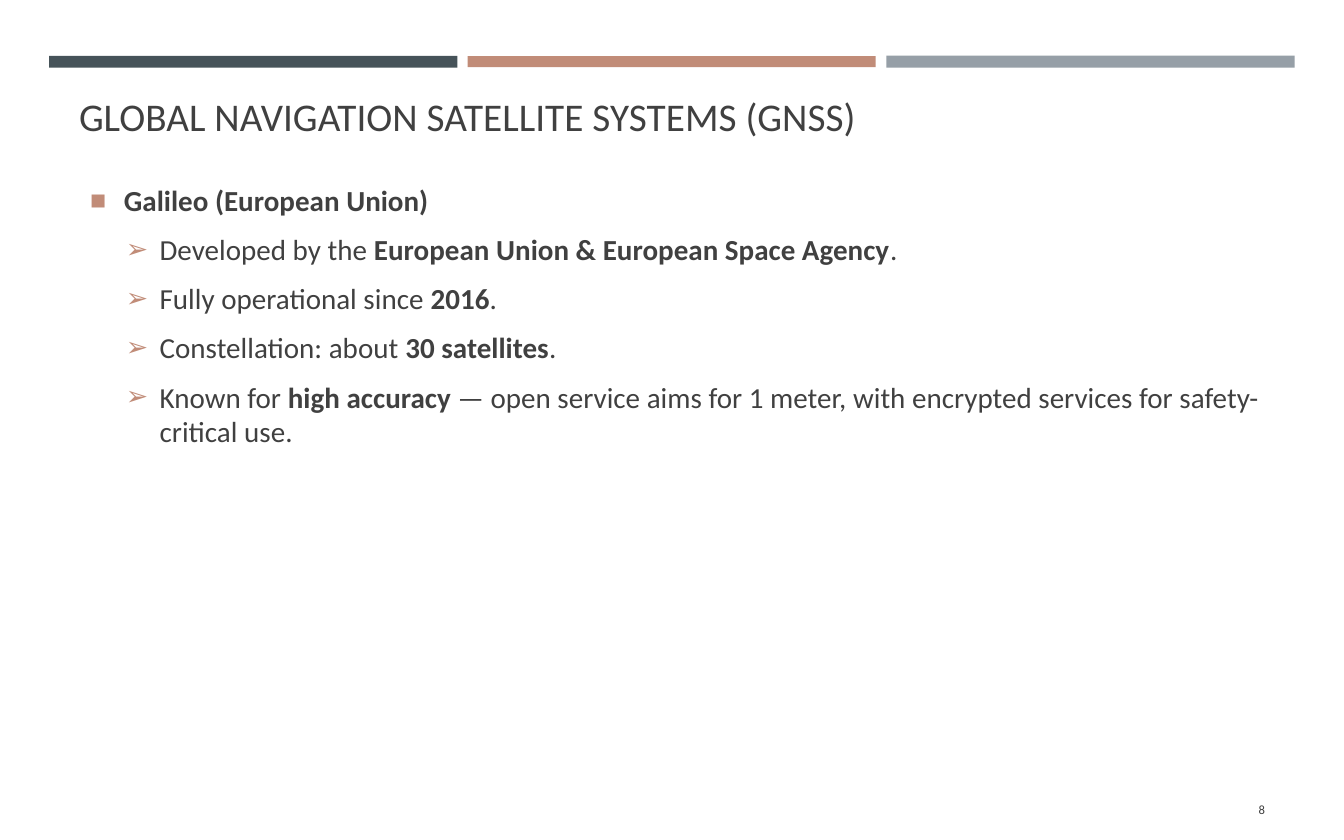
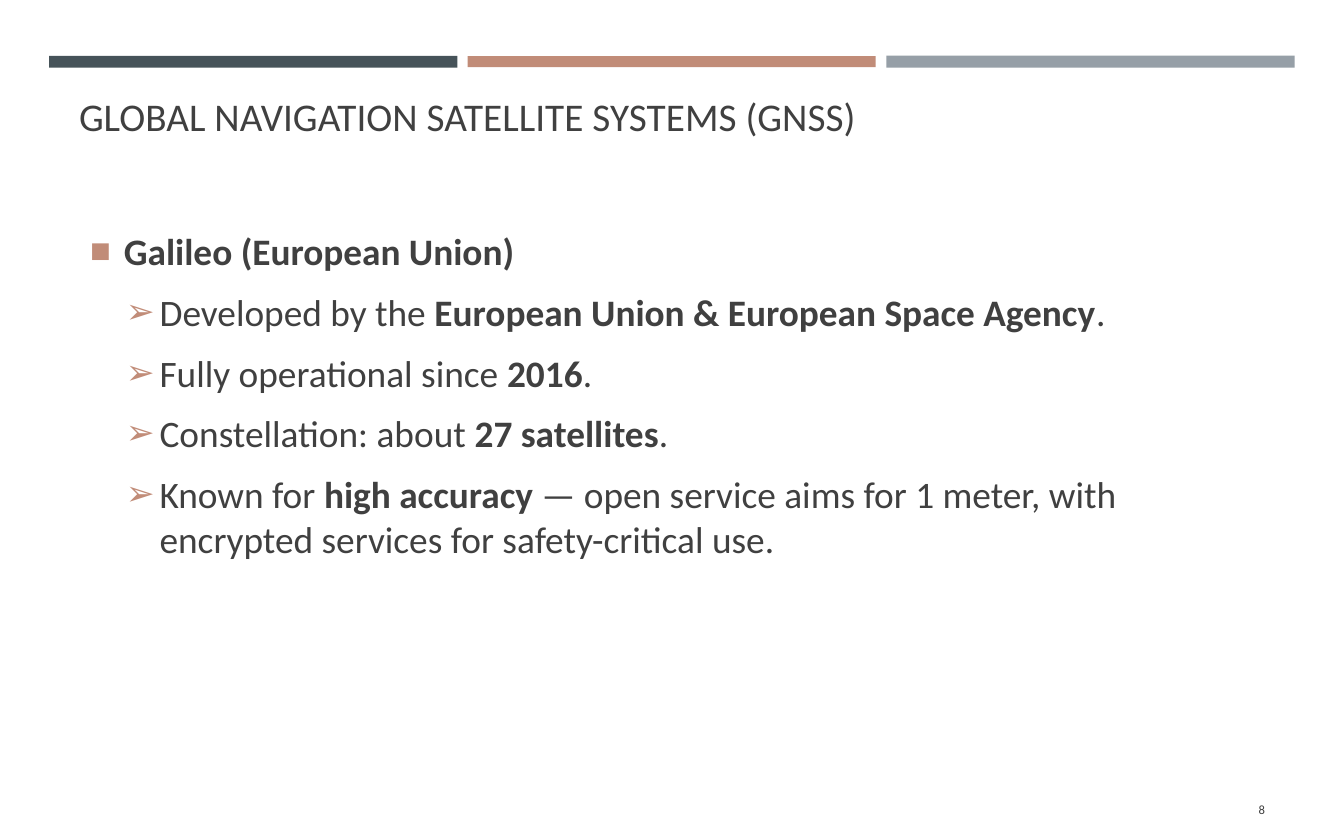
Before and after one commit to gisynw/Field_Techniques, a slide deck: slide 8 of docs/Lectures/Week06/Lecture05_GEOG3319_Receivers.pptx. Drawn at 1344x840 pixels with LibreOffice and Linux fonts; fonts in the diff are those of the drawing. Boxes give left, top, right and bottom in pixels: in the first picture for what was removed or moved away, otherwise in the second. Text is boxed around its words. In the diff, an @@ line names an element or a change of style, - is before the commit and + after.

```diff
--- a/docs/Lectures/Week06/Lecture05_GEOG3319_Receivers.pptx
+++ b/docs/Lectures/Week06/Lecture05_GEOG3319_Receivers.pptx
@@ text "Galileo (European Union)": place and size @@
-text "Galileo (European Union)" at box(124, 189, 1258, 442)
+text "Galileo (European Union)" at box(124, 237, 1116, 559)
@@ text at box(124, 237, 1116, 559): size 14 to 18 pt in "Galileo (European Union)", "Developed by the European Union & European ...", "Fully operational since 2016.", "Known for high accuracy — open service ..." @@
@@ text at box(160, 421, 668, 448): text changed; size 14 to 18 pt @@
-  ➢ Constellation: about 30 satellites.
+  ➢ Constellation: about 27 satellites.
```
Also in this commit, not shown: 10 other slides changed, 3 slides added, 1 slide removed.
